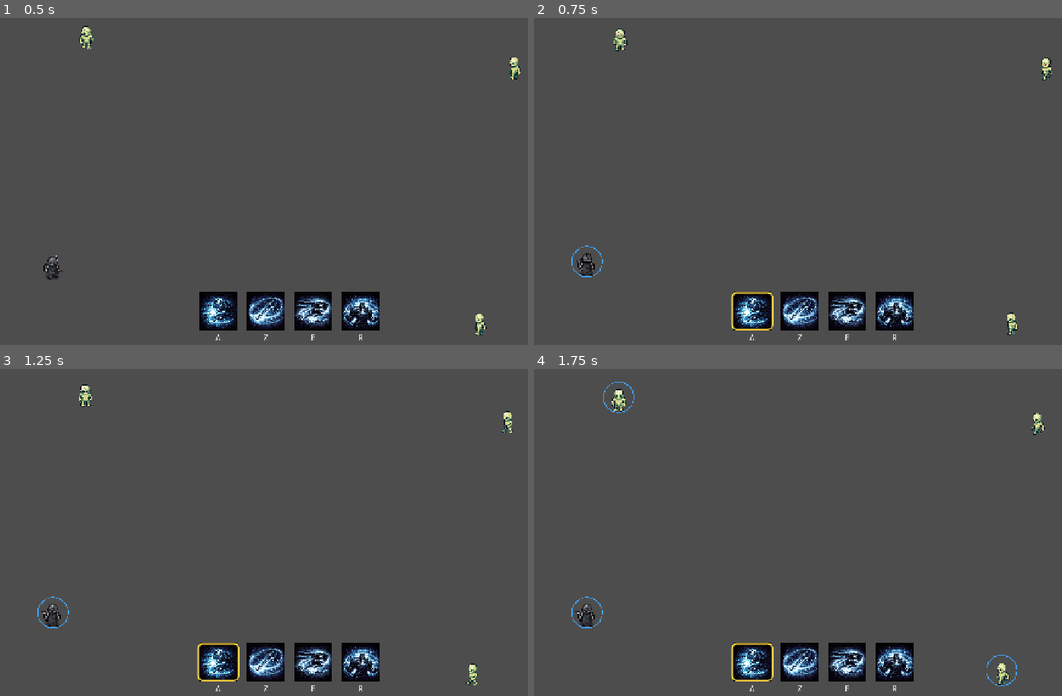
Above: before the commit, frames 1-4 (two rows, left to right).
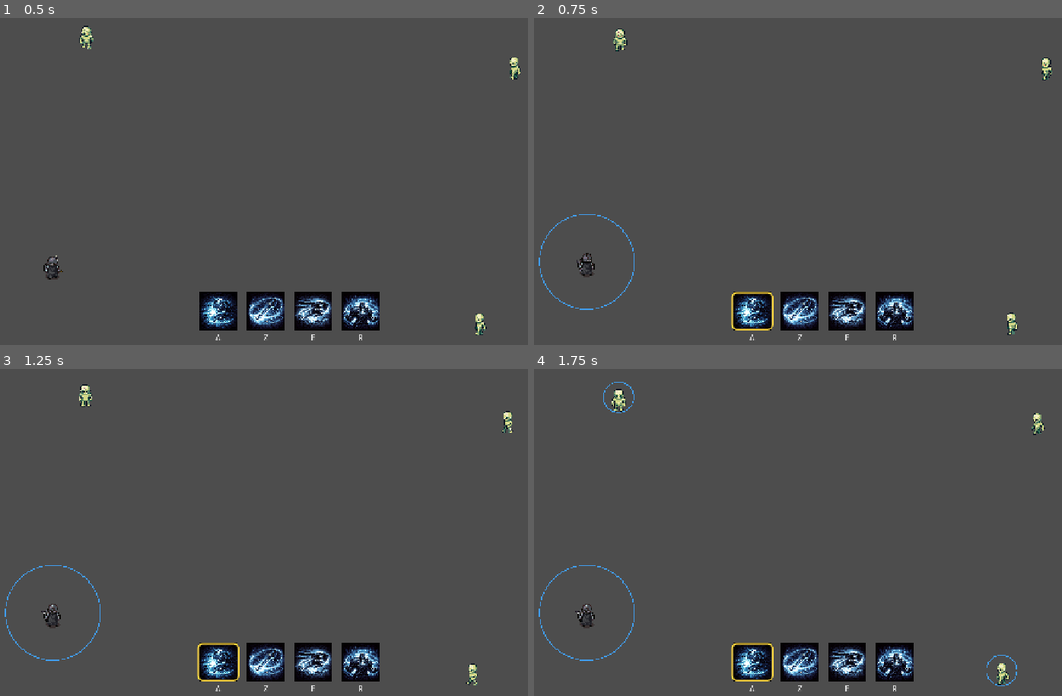
Above: after the commit, the same moments.

Repository: christophedas59/prototype_1
Game: Godot game, scene res://scenes/levels/test_arena.tscn
The game is run twice, just before and just after one commit, with the same random seed, the same clock (stepped at 60 frames per second) and the same inputs. The project has no main scene, so this scene is started directly.
Inputs (mouse positions are in pixels of both pictures, inside the frame that each line leads up to):
- Up to frame 1 (0.5 s): no input
- Up to frame 2 (0.75 s): click "0.0s" at 0.5 s
- Up to frame 3 (1.25 s): no input
- Up to frame 4 (1.75 s): tap Enter at 1.25 s; move the mouse to (956, 512) at 1.27 s; hold D (move_right) from 1.28 s (still down); hold A (ability_1) from 1.28 s (still down); click (956, 512) at 1.42 s

Frame 1 is identical in both runs. In frame 2, 0.2% of the frame differs, in the area x 0-20%, y 60-90%; in frame 3, 0.2%; in frame 4, 0.2%.

Commit message:
Add ability system parameters to test arena scene

Diff:
--- a/project.godot
+++ b/project.godot
@@ -55,7 +55,6 @@
 , Object(InputEventKey,"resource_local_to_scene":false,"resource_name":"","device":-1,"window_id":0,"alt_pressed":false …(186 unchanged characters)…
 ]
 }
-
 ability_1={
 "deadzone": 0.2,
 "events": [Object(InputEventKey,"resource_local_to_scene":false,"resource_name":"","device":-1,"window_id":0,"alt_press …(191 unchanged characters)…
@@ -76,7 +75,6 @@
 "events": [Object(InputEventKey,"resource_local_to_scene":false,"resource_name":"","device":-1,"window_id":0,"alt_press …(192 unchanged characters)…
 ]
 }
-
 ability_cancel={
 "deadzone": 0.2,
 "events": [Object(InputEventKey,"resource_local_to_scene":false,"resource_name":"","device":-1,"window_id":0,"alt_press …(195 unchanged characters)…
--- a/scenes/levels/test_arena.tscn
+++ b/scenes/levels/test_arena.tscn
@@ -10,6 +10,12 @@
 [node name="warrior" parent="." groups=["player"] instance=ExtResource("1_th188")]
 position = Vector2(132, 588)
 
+[node name="AbilitySystem" parent="warrior" index="10"]
+shield_slam_range_units = 5.0
+shield_slam_stun_duration = 9.0
+whirl_slash_radius_units = 3.0
+whirl_slash_damage_ratio = 7.5
+
 [node name="zombie" parent="." groups=["enemy"] instance=ExtResource("2_p1qf1")]
 position = Vector2(1047, 658)
 
@@ -20,3 +26,5 @@
 position = Vector2(1119, 114)
 
 [node name="AbilityBar" parent="." instance=ExtResource("3_sxkbn")]
+
+[editable path="warrior"]
